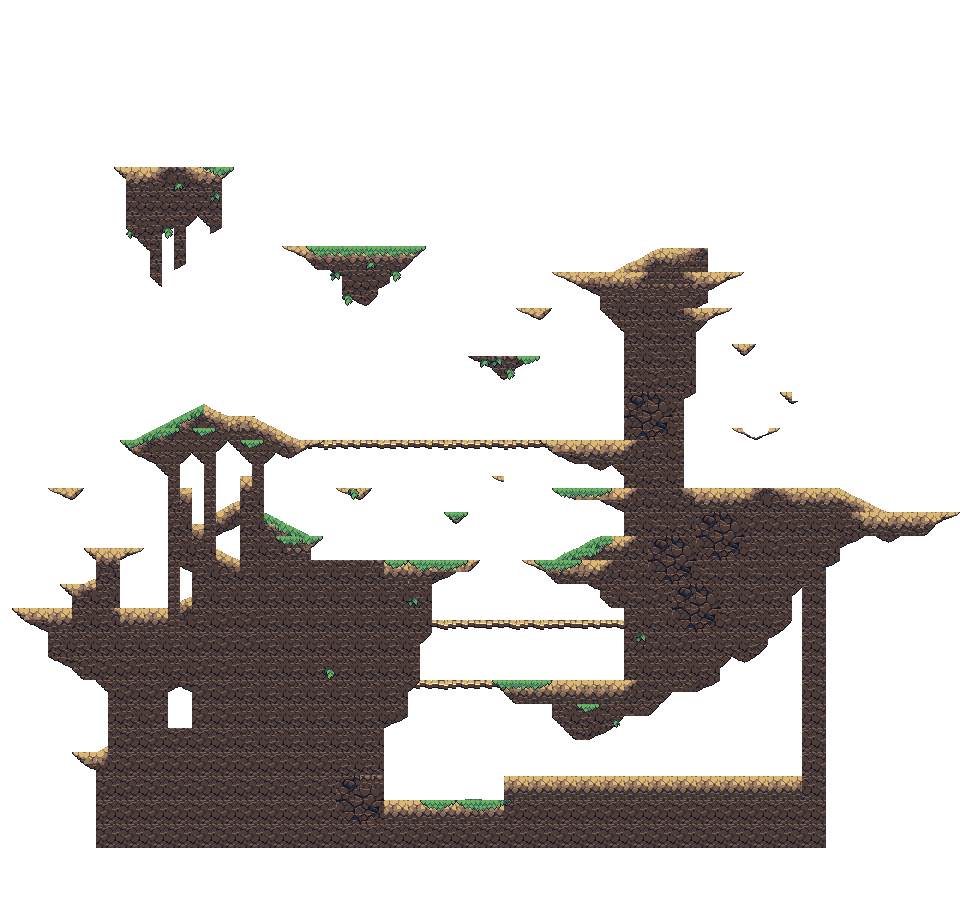
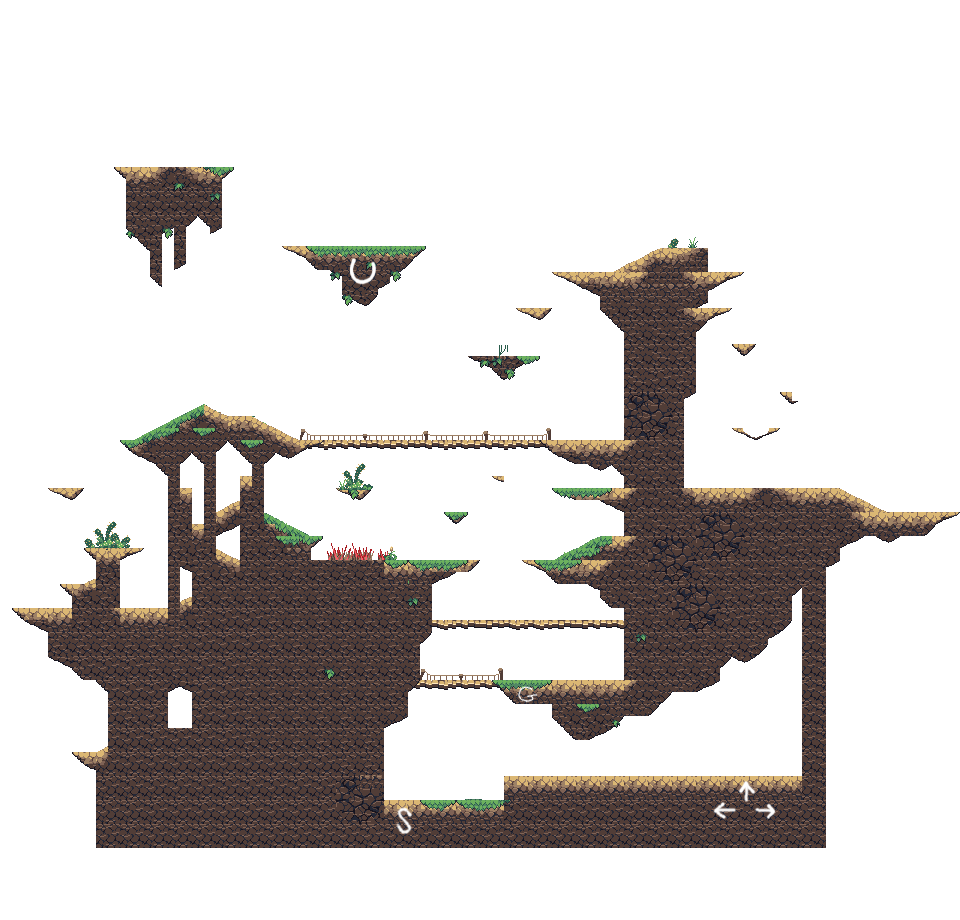
Layers edited between the first and the second 960px x 920px image:
showed "sceneryfg", painted on it over (84, 237, 776, 835)
